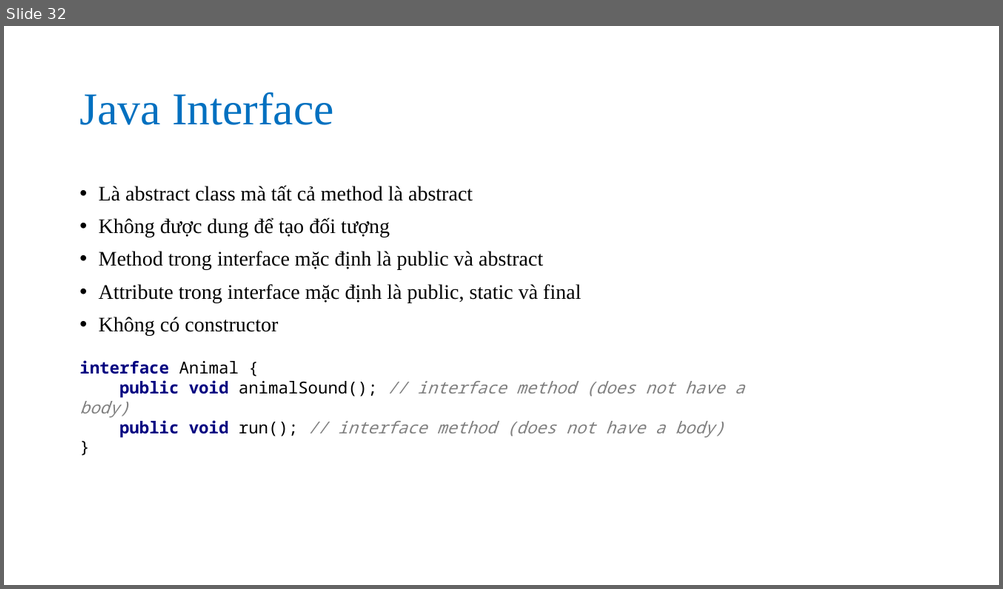
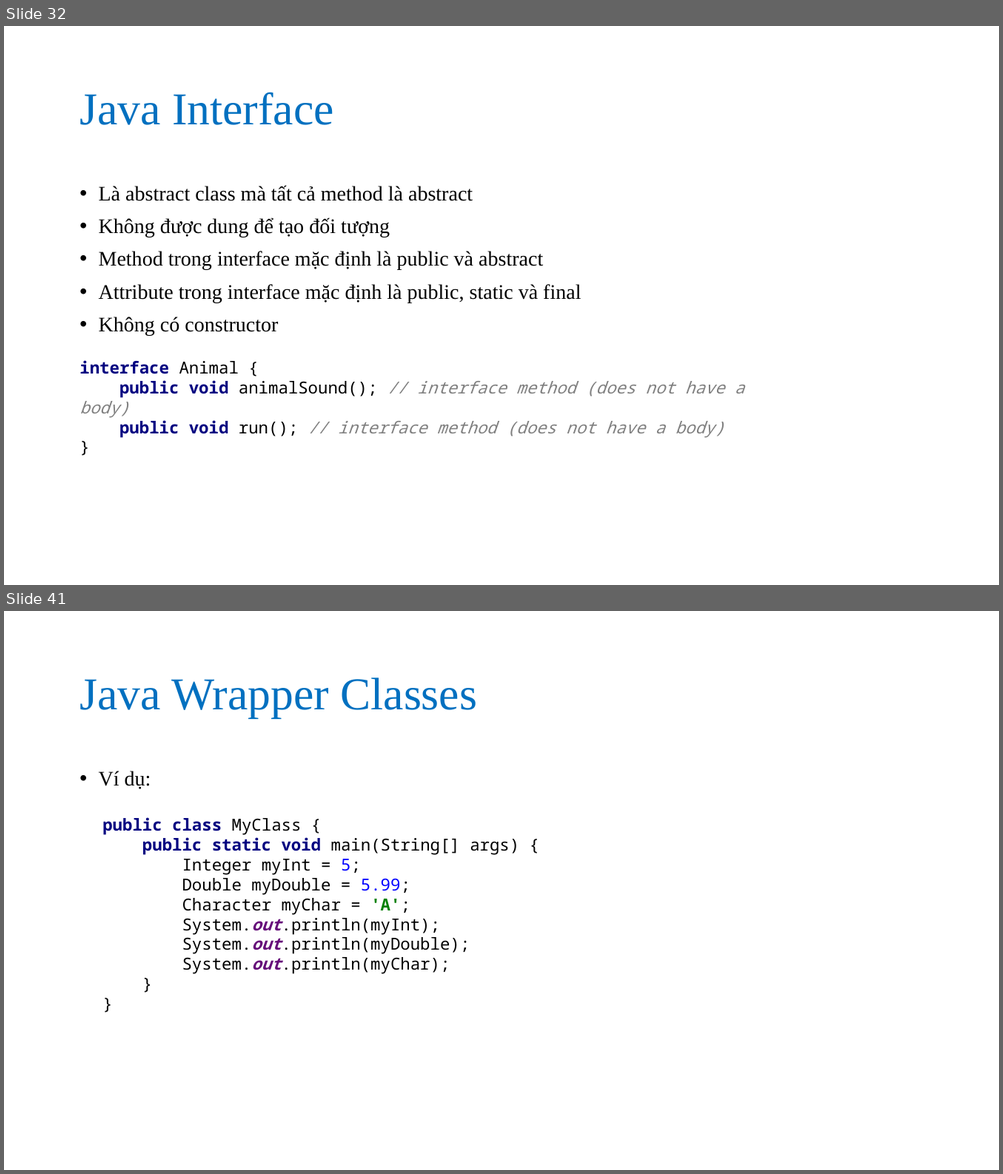
Before and after one commit to nguyenvanson332000/19jsp06, a slide deck: slides/java_core/java_oop.pptx. Shown one above the other, each under a label of ours: slide 32 before the commit, slides 32 and 41 after it; the slides between them are not shown. The pictures are 1003x589 and 1003x1174 pixels, drawn with LibreOffice and Linux fonts; fonts in the diff are those of the drawing. Boxes give left, top, right and bottom in pixels: in the first picture for what was removed or moved away, otherwise in the second. Text is boxed around its words. In the diff, an @@ line names an element or a change of style, - is before the commit and + after.

Commit message:
Java oop 3

```diff
--- a/slides/java_core/java_oop.pptx
+++ b/slides/java_core/java_oop.pptx
@@ slide 41 added at (4,611,999,1170), background #FFFFFF @@
@@ title added at (79,678,478,718), 44 pt, text #0070C0 @@
+Java Wrapper Classes
@@ text added at (99,771,151,789), 20 pt, text #000000 @@
+• Ví dụ:
@@ text added at (102,817,519,974), 16 pt, text #000000 @@
+public class MyClass {
+public static void main(String[] args) {
+Integer myInt = 5;
+Double myDouble = 5.99;
+Character myChar = 'A';
+System.out.println(myInt);
+System.out.println(myDouble);
+System.out.println(myChar);
+}
+}
```
Also in this commit, not shown: 9 other slides added, 1 other file.
